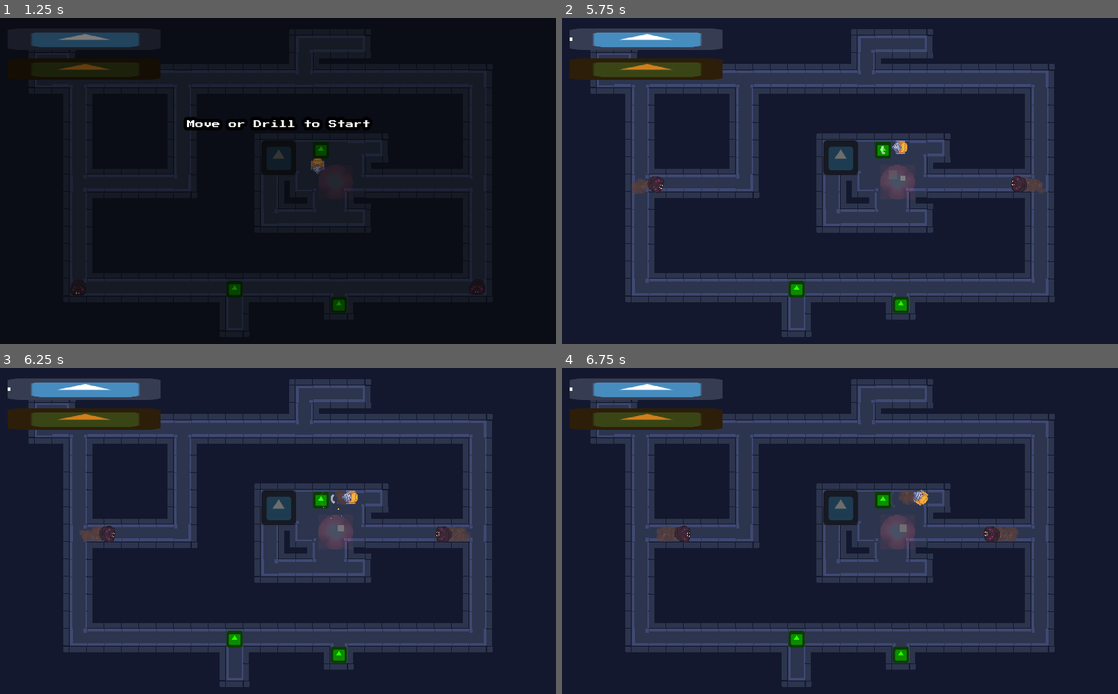
Above: before the commit, frames 1-4 (two rows, left to right).
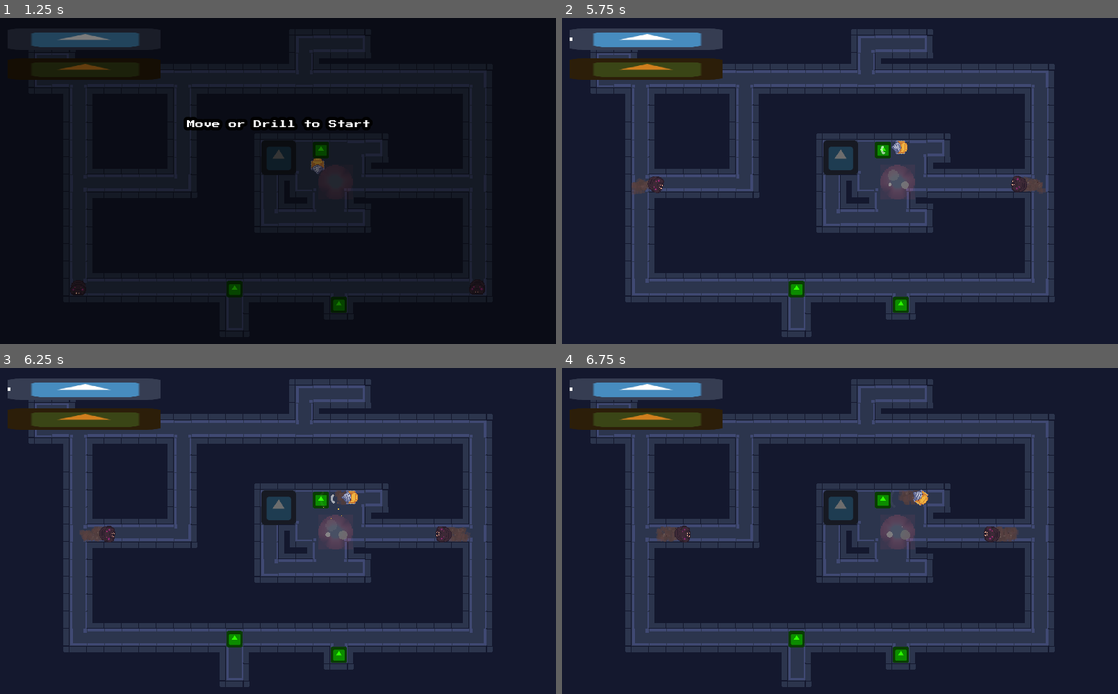
Above: after the commit, the same moments.

Repository: LaTu-Jams/LD54
Game: Godot game, scene res://scenes/Main.tscn
The game is run twice, just before and just after one commit, with the same random seed, the same clock (stepped at 60 frames per second) and the same inputs. The engine's default icon, where the game draws it, is replaced by a stand-in: a white triangle on a blue panel in a dark square.
Inputs:
- Up to frame 1 (1.25 s): click "Play" at 0.5 s
- Up to frame 2 (5.75 s): tap Enter at 1.25 s; hold D (turn_right) 1.28-2.03 s; hold Space (Mine) 1.28-2.03 s; hold S (move_backward) 2.03-2.78 s; tap Space (Mine) at 2.1, 3.6, 5.1 s; hold D (turn_right) 2.78-3.53 s; hold Space (Mine) 2.78-3.53 s; hold W (move_forward) 3.53-4.28 s; hold Space (Mine) 4.28-5.03 s; hold A (turn_left) from 4.28 s (still down)
- Up to frame 3 (6.25 s): release A (turn_left) at 5.78 s; hold S (move_backward) from 5.78 s (still down); hold Space (Mine) from 5.78 s (still down)
- Up to frame 4 (6.75 s): release S (move_backward) at 6.53 s; release Space (Mine) at 6.53 s; hold D (turn_right) from 6.53 s (still down); tap Space (Mine) at 6.6 s

Frame 1 is identical in both runs. In frame 2, less than 0.1% of the frame differs, in the area x 58-63%, y 48-53%; in frame 3, less than 0.1%; in frame 4, less than 0.1%, in the area x 20-82%, y 40-54%.

Commit message:
Change heat area particle texture

Diff:
--- a/scenes/HeatArea.tscn
+++ b/scenes/HeatArea.tscn
@@ -1,7 +1,8 @@
-[gd_scene load_steps=7 format=2]
+[gd_scene load_steps=8 format=2]
 
 [ext_resource path="res://gfx/Roundwhite.png" type="Texture" id=1]
 [ext_resource path="res://scripts/HeatArea.gd" type="Script" id=2]
+[ext_resource path="res://gfx/particle.png" type="Texture" id=3]
 
 [sub_resource type="OccluderPolygon2D" id=4]
 polygon = PoolVector2Array( -6, -9, -5, -10, -4, -11, -3, -12, 0, -13, 0, -13, 3, -13, 4, -13, 6, -13, 9, -12, 11, -10, 14, -6, 14, -5, 14, -4, 13, 0, 13, 1, 12, 3, 10, 4, 7, 6, 4, 6, 1, 6, -1, 5, -3, 3, -4, 1, -6, -2, -6, -4, -6, -6, -6, -8 )
@@ -10,8 +11,8 @@
 radius = 16.0
 
 [sub_resource type="Curve" id=5]
-max_value = 16.0
-_data = [ Vector2( 0, 0 ), 0.0, 0.0, 0, 0, Vector2( 0.212871, 6.32727 ), 44.0071, 44.0071, 0, 0, Vector2( 1, 16 ), 0.0, 0.0, 0, 0 ]
+max_value = 5.0
+_data = [ Vector2( 0, 0 ), 9.52189, 3.96291, 0, 0, Vector2( 1, 1.94886 ), 0.0, 0.0, 0, 0 ]
 
 [sub_resource type="Gradient" id=6]
 offsets = PoolRealArray( 0, 0.558659, 0.765363 )
@@ -39,13 +40,11 @@
 
 [node name="SmokeParticle" type="CPUParticles2D" parent="."]
 z_index = 1200
-emitting = false
-amount = 3
+amount = 4
 lifetime = 7.0
-randomness = 1.0
-lifetime_randomness = 0.1
+texture = ExtResource( 3 )
 emission_shape = 1
-emission_sphere_radius = 16.0
+emission_sphere_radius = 15.0
 direction = Vector2( 1, -1 )
 gravity = Vector2( 0.1, 0.5 )
 damping = 1.0
Binary file added: gfx/particle.aseprite
Binary file added: gfx/particle.png
Not shown, added: gfx/particle.png.import
